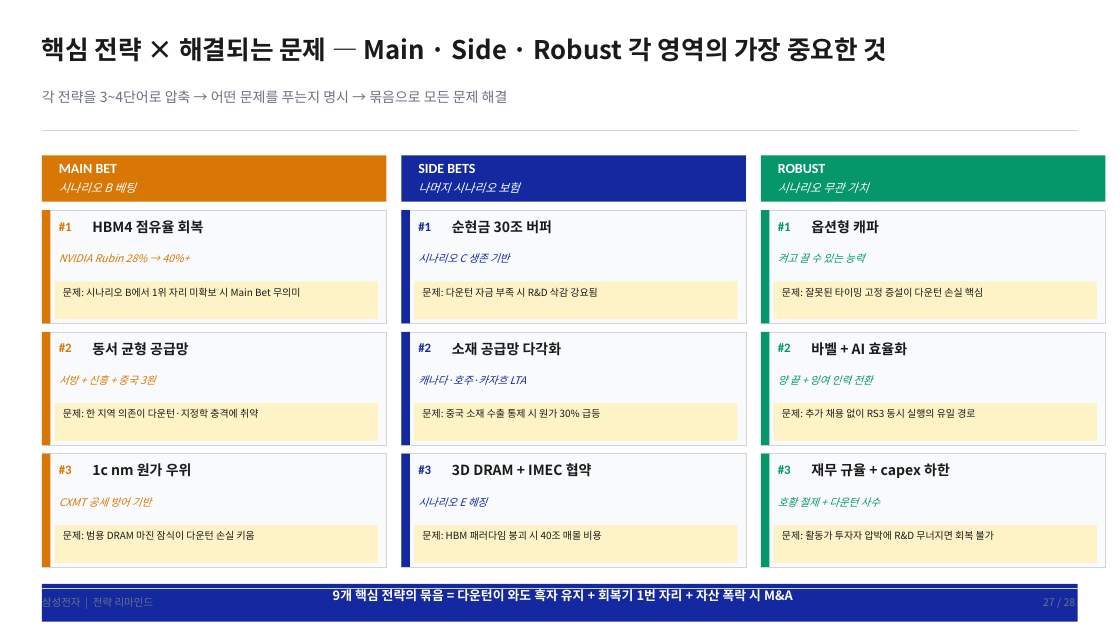
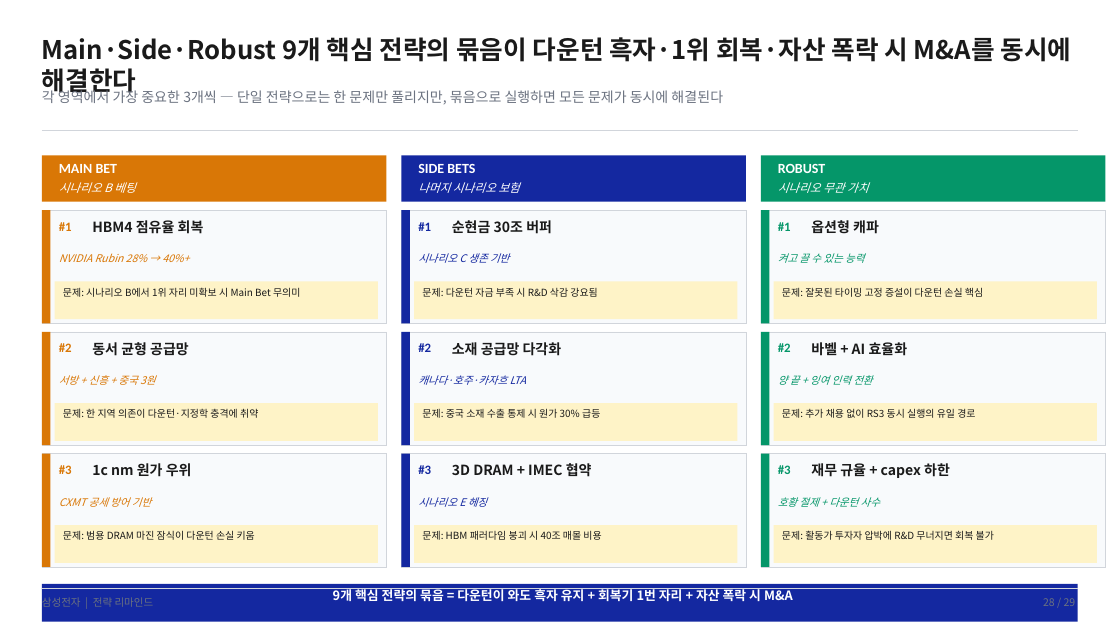
Before and after one commit to k31001/action-learning, a slide deck: slide 28 of presentation/samsung-memory-scenario-planning.pptx (slide 27 before the commit). Drawn at 1120x630 pixels with LibreOffice and Linux fonts; fonts in the diff are those of the drawing. Boxes give left, top, right and bottom in pixels: in the first picture for what was removed or moved away, otherwise in the second. Text is boxed around its words. In the diff, an @@ line names an element or a change of style, - is before the commit and + after.

```diff
--- a/presentation/samsung-memory-scenario-planning.pptx
+++ b/presentation/samsung-memory-scenario-planning.pptx
@@ text at (x1=42, y1=37, x2=1071, y2=96): text changed @@
-핵심 전략 × 해결되는 문제 — Main · Side · Robust 각 영역의 가장 중요한 것
+Main·Side·Robust 9개 핵심 전략의 묶음이 다운턴 흑자·1위 회복·자산 폭락 시 M&A를 동시에 해결한다
@@ text at (x1=42, y1=88, x2=723, y2=104): text changed @@
-각 전략을 3~4단어로 압축 → 어떤 문제를 푸는지 명시 → 묶음으로 모든 문제 해결
+각 영역에서 가장 중요한 3개씩 — 단일 전략으로는 한 문제만 풀리지만, 묶음으로 실행하면 모든 문제가 동시에 해결된다
@@ text at (x1=1043, y1=598, x2=1076, y2=606): text changed @@
-27 / 28
+28 / 29
```
Also in this commit, not shown: 26 other slides changed, 1 slide added, 2 other files.
